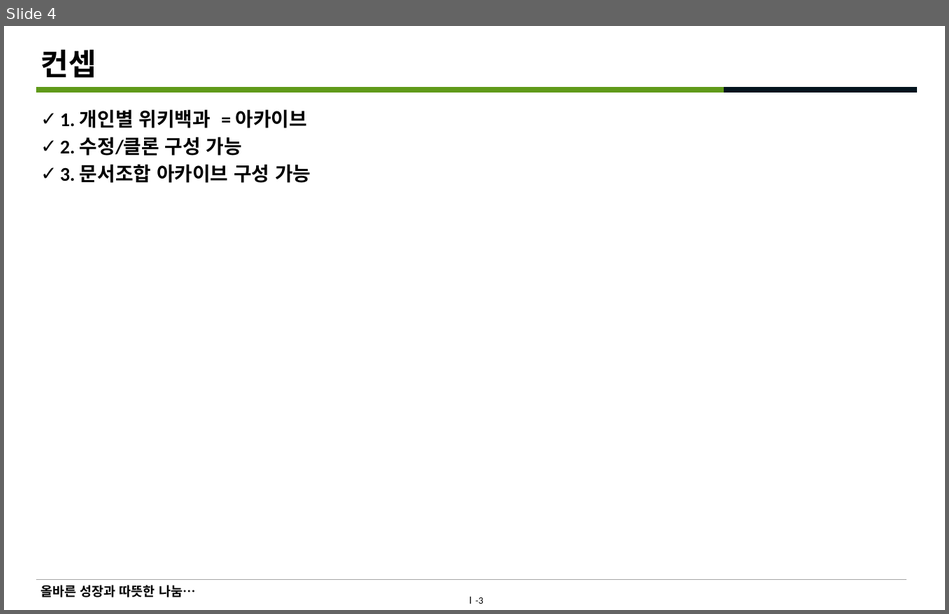
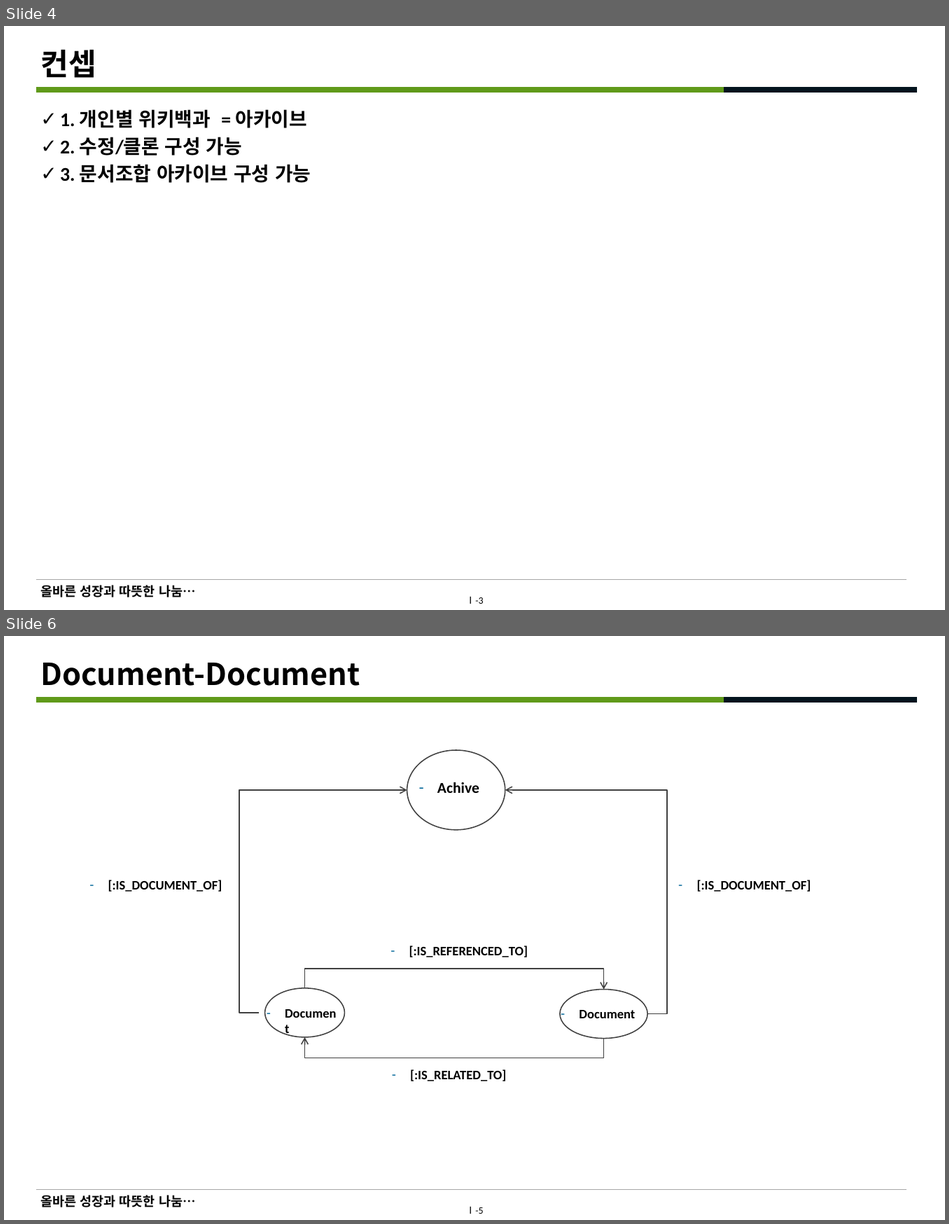
Before and after one commit to D2Archeve/D2FestWork, a slide deck: document/D2Archeve 기획 v.0.1.pptx. Shown one above the other, each under a label of ours: slide 4 before the commit, slides 4 and 6 after it; the slides between them are not shown. The pictures are 949x614 and 949x1224 pixels, drawn with LibreOffice and Linux fonts; fonts in the diff are those of the drawing; background and template pictures are left out. Boxes give left, top, right and bottom in pixels: in the first picture for what was removed or moved away, otherwise in the second. Text is boxed around its words. In the diff, an @@ line names an element or a change of style, - is before the commit and + after.

```diff
--- a/document/D2Archeve 기획 v.0.1.pptx
+++ b/document/D2Archeve 기획 v.0.1.pptx
@@ slide 6 added at (4,636,945,1220), background #FFFFFF; not listed: 5 template elements that a slide beside it also shows @@
@@ title added at (40,663,360,686), 28 pt, text #000000, bold @@
+Document-Document
@@ ellipse added at (407,751,506,830), fill #FFFFFF, outline #404040 1 pt @@
@@ text added at (437,782,479,793), 14 pt, text #000000, bold @@
+– Achive
@@ elbow arrow added from (259, 1013) to (407, 790), #404040 1 pt @@
@@ elbow arrow added from (647, 1014) to (506, 790), #404040 1 pt @@
@@ text added at (108,880,222,891), 12 pt, text #000000, bold @@
+– [:IS_DOCUMENT_OF]
@@ text added at (697,880,811,891), 12 pt, text #000000, bold @@
+– [:IS_DOCUMENT_OF]
@@ text added at (409,945,528,957), 12 pt, text #000000, bold @@
+– [:IS_REFERENCED_TO]
@@ elbow arrow added from (304, 988) to (604, 990), #404040 1 pt @@
@@ ellipse added at (265,988,344,1037), fill #FFFFFF, outline #404040 1 pt @@
@@ ellipse added at (560,990,648,1038), fill #FFFFFF, outline #404040 1 pt @@
@@ text added at (259,1001,344,1024), 12 pt, text #000000, bold @@
+– Document
@@ text added at (579,1010,635,1018), 12 pt, text #000000, bold @@
+– Document
@@ elbow arrow added from (604, 1038) to (304, 1037), #404040 1 pt @@
@@ text added at (410,1069,506,1081), 12 pt, text #000000, bold @@
+– [:IS_RELATED_TO]
```
Also in this commit, not shown: 4 other slides added.
